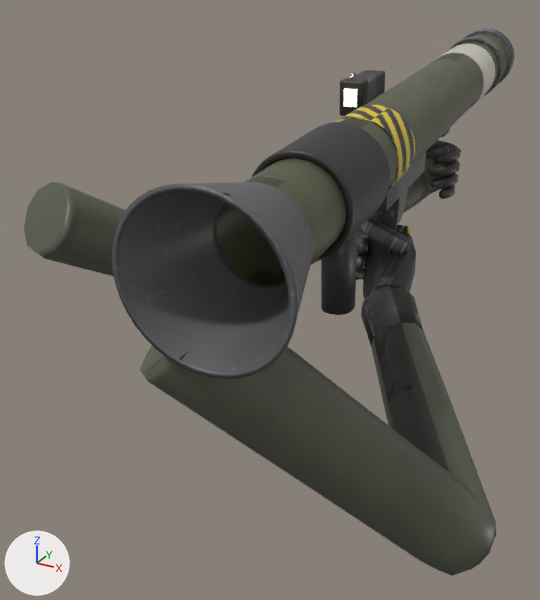
One commit to the glTF model games/shooters_edge/content/models/view/rocket_launcher/rocket_launcher.glb: the scene before it, then after it.
Rendered twice from a 50 mm camera at (0.3, -0.834, 0.322) aimed at (-0.149, -0.017, -0.086). The axes (+X, +Y, +Z) are drawn at lower left. The lights are the same throughout. The older version comes first. Where no turn or scale is listed for an object, it has been applied to the vertices.

In view in the first picture: 'rocket_launcher', 'rocket_launcher.hand_l', 'rocket_launcher.hand_l_fore', 'rocket_launcher.hand_l_upper', 'rocket_launcher.hand_r', 'rocket_launcher.hand_r_fore', 'rocket_launcher.hand_r_upper'.
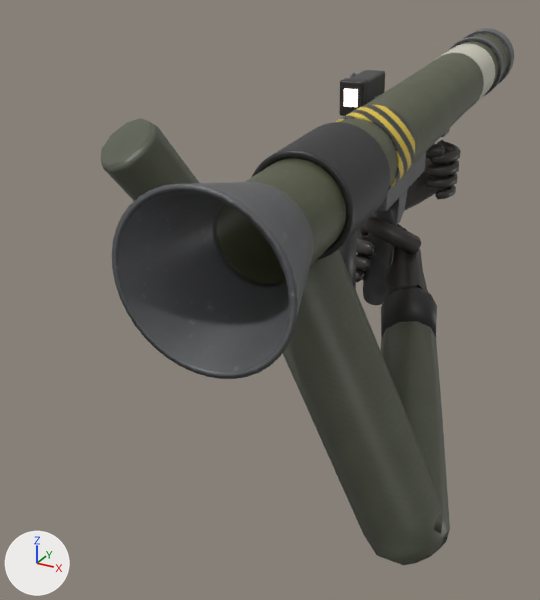
ob_rocket_launcher_torso is not drawn itself; it is the parent of ob_rocket_launcher_hand_l_upper, ob_rocket_launcher_hand_r_upper.

Boxes (x1, y1, x2, y2) around the edits, measured in the pictures (540 x 600 px):
'rocket_launcher.hand_r_upper', moved, turned: before (140, 346, 496, 576); after (283, 249, 447, 565)
'rocket_launcher.hand_r_fore', moved, turned: before (361, 286, 496, 538); after (380, 286, 450, 549)
'rocket_launcher.hand_l_upper', moved, turned: before (24, 182, 126, 276); after (100, 118, 199, 201)
'rocket_launcher.hand_r', moved, turned: before (356, 218, 416, 294); after (356, 216, 428, 296)
'rocket_launcher.hand_l', moved, turned: before (404, 140, 461, 212); after (404, 140, 461, 211)
'rocket_launcher.hand_l_fore', moved, turned (mostly hidden): before (313, 230, 366, 264); after (357, 229, 365, 239)

The edits, one by one:
Object 'rocket_launcher.torso' (ob_rocket_launcher_torso) moves from (-0.2, -0.28, 0.04) to (-0.2, -0.12, 0.1).
Object 'rocket_launcher.hand_l_upper' (ob_rocket_launcher_hand_l_upper) turns from (-36, 33, -9) to (-59, 22, -25) degrees about x, y and z.
Object 'rocket_launcher.hand_l_fore' (ob_rocket_launcher_hand_l_fore) turns from (99, -21, -117) to (89, 7.8, -103) degrees about x, y and z.
Object 'rocket_launcher.hand_l' (ob_rocket_launcher_hand_l) turns from (19, 0, -2.9) to (17, 0, 7.6) degrees about x, y and z.
Object 'rocket_launcher.hand_r_upper' (ob_rocket_launcher_hand_r_upper) turns from (-65, -45, 24) to (59, 159, -49) degrees about x, y and z.
Object 'rocket_launcher.hand_r_fore' (ob_rocket_launcher_hand_r_fore) turns from (114, 12, -34) to (-17, 35, -148) degrees about x, y and z.
Object 'rocket_launcher.hand_r' (ob_rocket_launcher_hand_r) turns from (-25, 0, 15) to (9.5, 0, 12) degrees about x, y and z.
